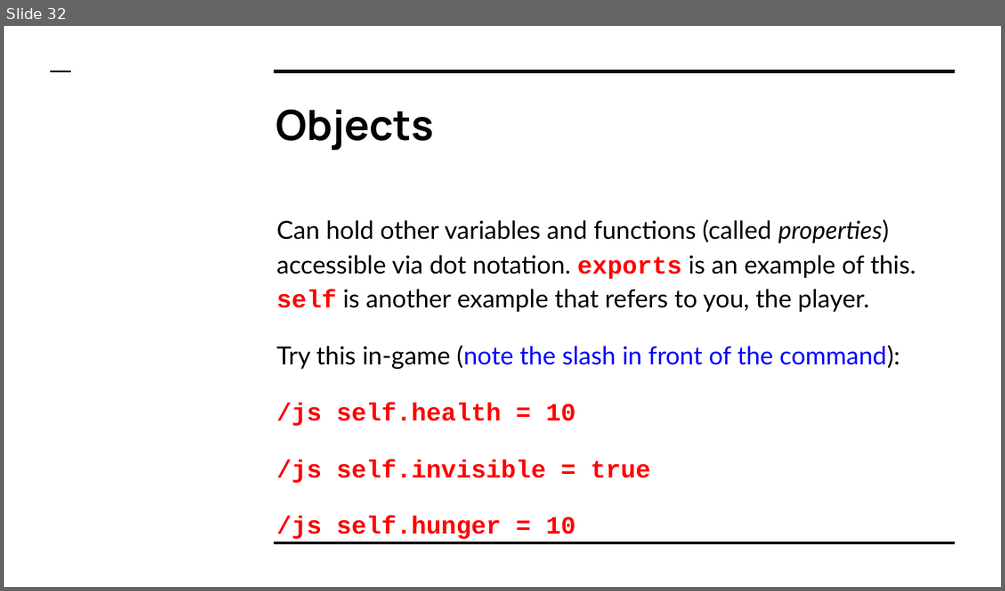
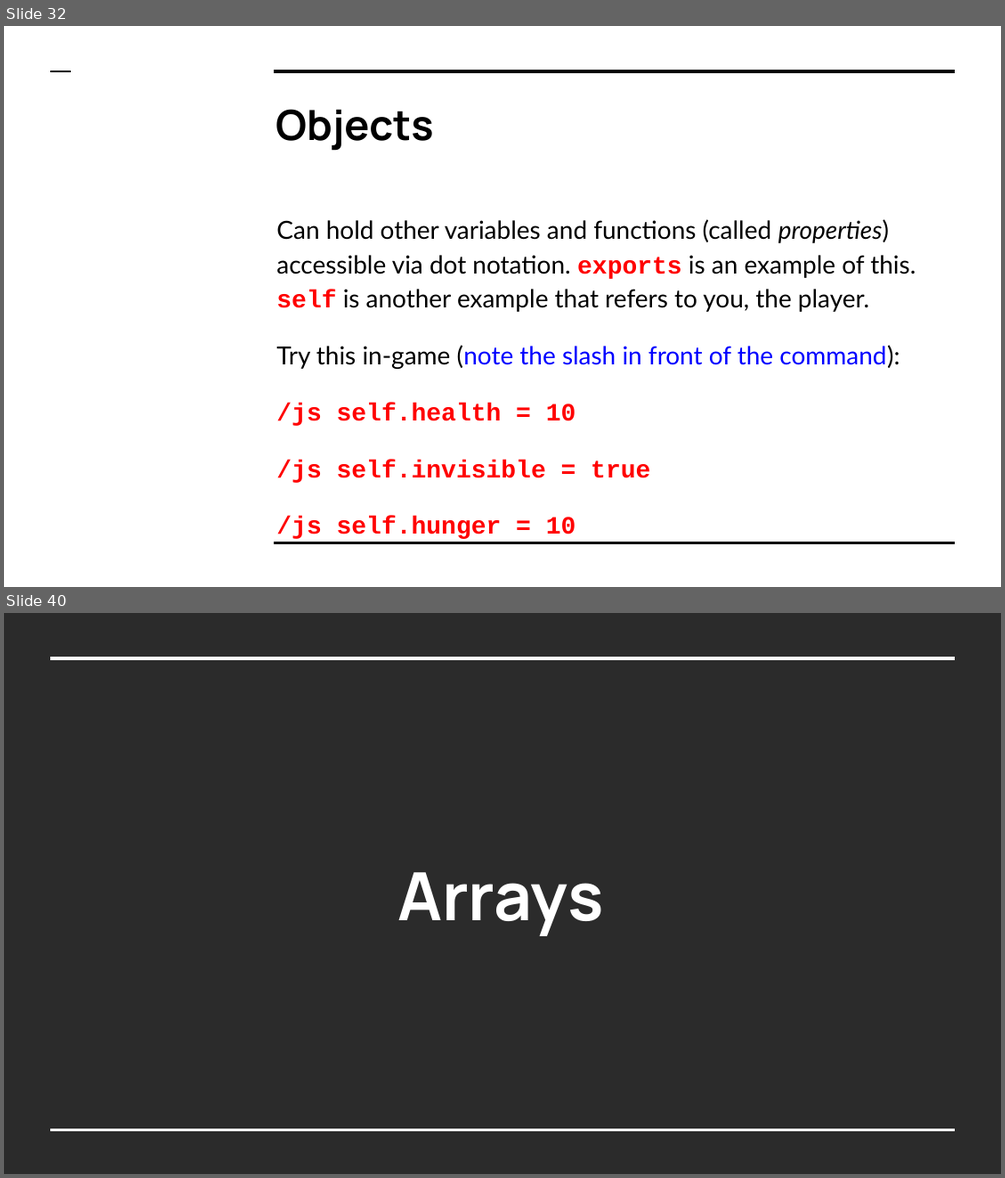
Before and after one commit to LetsCodeBlacksburg/ScriptCraft, a slide deck: slides/ScriptCraft- Day 01 (Getting Started).pptx. Shown one above the other, each under a label of ours: slide 32 before the commit, slides 32 and 40 after it; the slides between them are not shown. The pictures are 1005x591 and 1005x1178 pixels, drawn with LibreOffice and Linux fonts; fonts in the diff are those of the drawing; background and template pictures are left out; a plain dark background stands for a picture behind light text. Boxes give left, top, right and bottom in pixels: in the first picture for what was removed or moved away, otherwise in the second. Text is boxed around its words. In the diff, an @@ line names an element or a change of style, - is before the commit and + after.

Commit message:
Restored missing slides from the end of day 1 (events, arrays, conditionals)

```diff
--- a/slides/ScriptCraft- Day 01 (Getting Started).pptx
+++ b/slides/ScriptCraft- Day 01 (Getting Started).pptx
@@ slide 40 added at (4, 613, 1001, 1174), background picture (left out) @@
@@ line added from (51, 657) to (955, 657), #FFFFFF 3 pt @@
@@ title added at (397, 872, 603, 936), 48 pt, text #FFFFFF, bold @@
+Arrays
@@ line added from (51, 1129) to (955, 1129), #FFFFFF 1.5 pt @@
```
Also in this commit, not shown: 16 other slides added, 1 other file.
